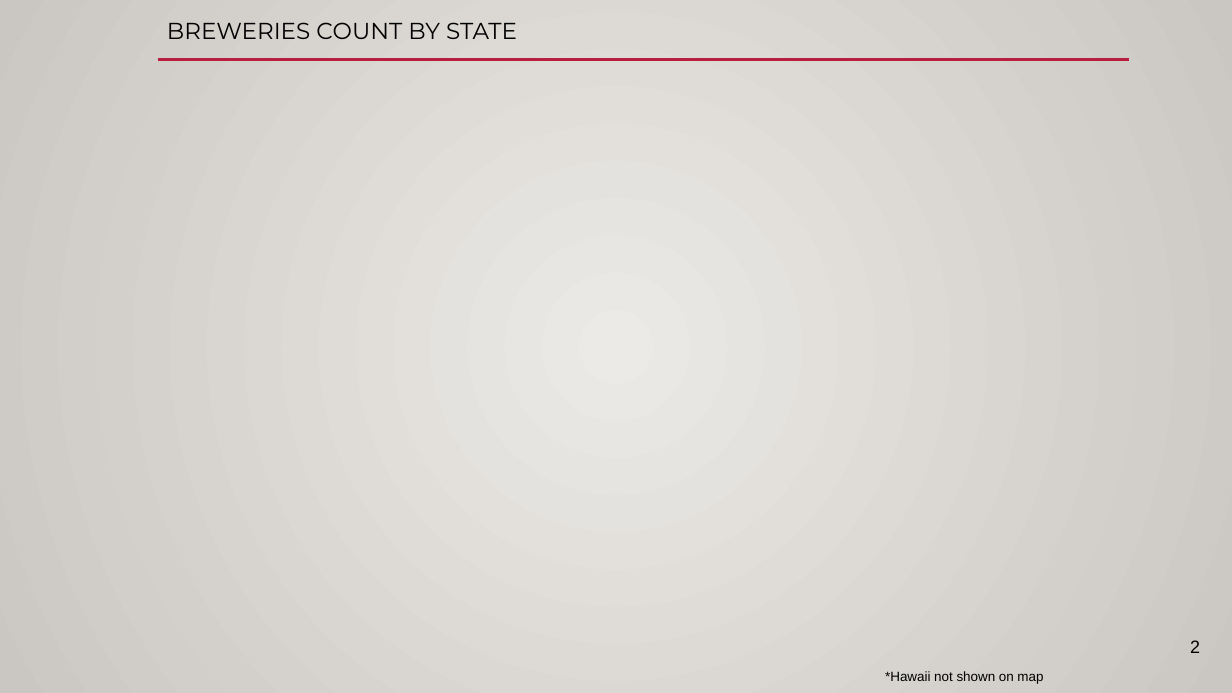
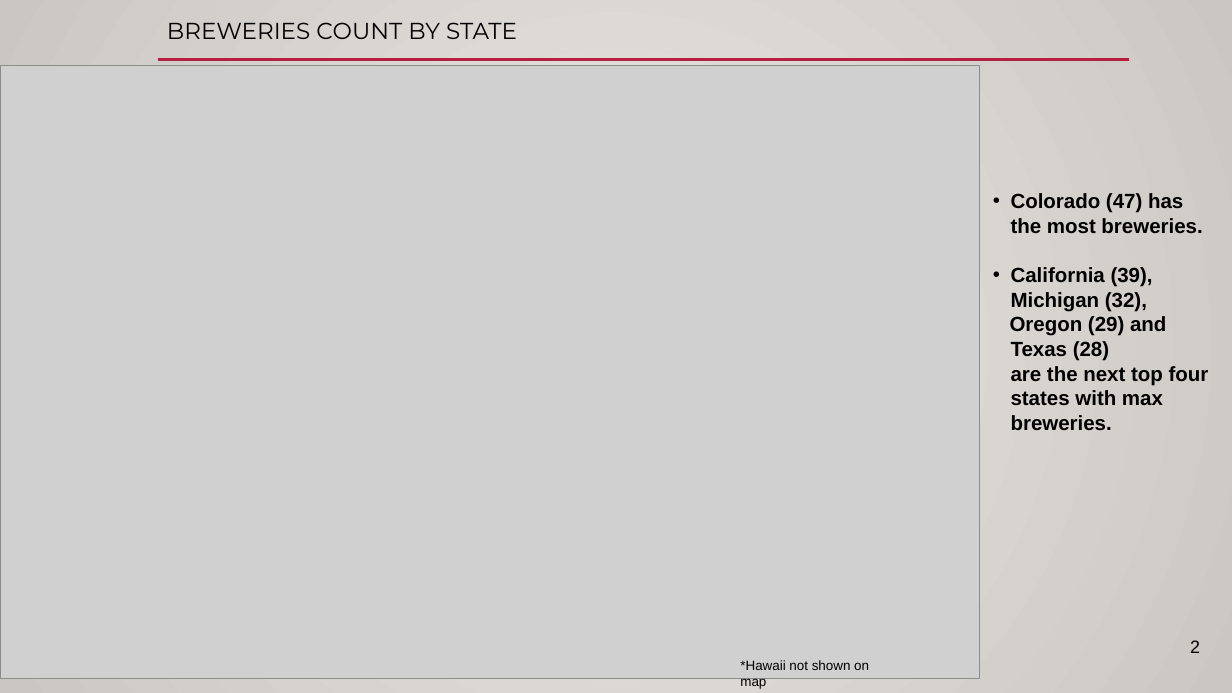
Before and after one commit to VenkataVanga/MSDS-6306, a slide deck: slide 2 of Unit8_Live_Session_Assignment.pptx. Drawn at 1232x693 pixels with LibreOffice and Linux fonts; fonts in the diff are those of the drawing; grey boxes stand for pictures; background and template pictures are left out. Boxes give left, top, right and bottom in pixels: in the first picture for what was removed or moved away, otherwise in the second. Text is boxed around its words. In the diff, an @@ line names an element or a change of style, - is before the commit and + after.

```diff
--- a/Unit8_Live_Session_Assignment.pptx
+++ b/Unit8_Live_Session_Assignment.pptx
@@ picture added at (0,66,980,678) @@
@@ text added at (1010,193,1209,430), 16 pt, text #000000, bold @@
+• Colorado (47) has the most breweries.
+• California (39), Michigan (32),
+Oregon (29) and
+Texas (28)
+are the next top four states with max breweries.
@@ text "*Hawaii not shown on map" rewrapped from (885,671,1043,684) to (740,660,869,689) @@
```
Also in this commit, not shown: 2 other slides changed, 5 slides added, 2 slides removed.
